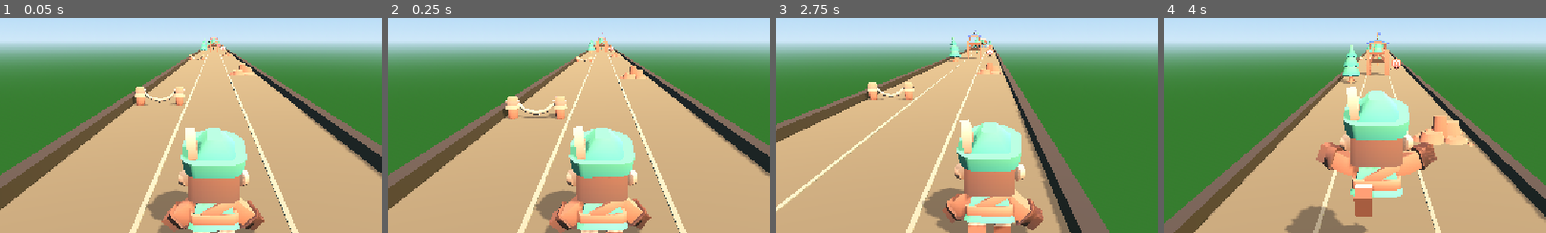
Above: before the commit, frames 1-4 (left to right).
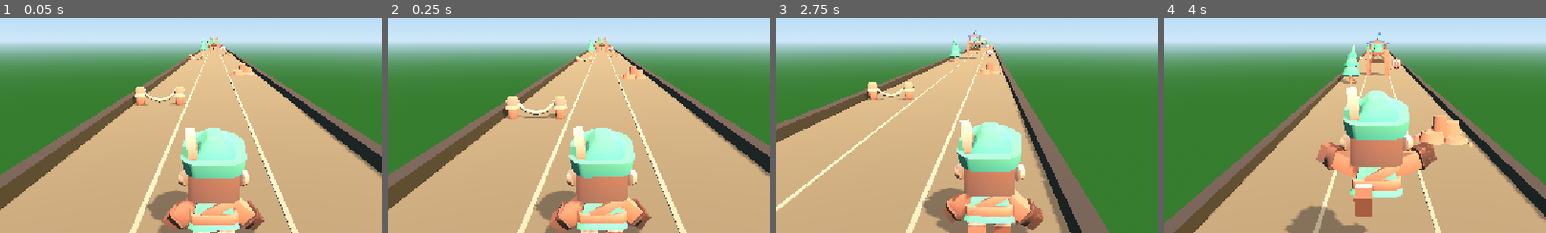
Above: after the commit, the same moments.

Repository: emrullah-enis-ctnky/RobinRunnerGame-Godot
Game: Godot game, scene res://scenes/world/world.tscn
The game is run twice, just before and just after one commit, with the same random seed, the same clock (stepped at 60 frames per second) and the same inputs.
Inputs (mouse positions are % of the whole screen's width and height, from its top left):
- Up to frame 1 (0.05 s): no input
- Up to frame 2 (0.25 s): no input
- Up to frame 3 (2.75 s): tap Enter (ui_accept) at 0.5 s; move the mouse to (72, 45) at 0.52 s; hold Right (move_right) 0.53-1.25 s; click (72, 45) at 0.67 s; tap Space (jump) at 0.77, 1.07 s; drag from (30, 55) to (45, 70) at 1.27 s; move the mouse to (60, 28) at 2.02 s; hold Right (move_right) from 2.03 s (still down)
- Up to frame 4 (4 s): release Right (move_right) at 2.75 s; drag from (45, 70) to (20, 35) at 2.77 s; move the mouse to (80, 65) at 3.52 s; hold Left (move_left) from 3.53 s (still down); tap Space (jump) at 3.77 s
The pictures show only the part of the screen within x 22-72%, y 22-72%; the shares and areas given below are measured in that part.

The runs differ from the first frame. In frame 1, less than 0.1% of the frame differs, in the area x 52-56%, y 9-14%; in frame 2, less than 0.1%; in frame 3, less than 0.1%; in frame 4, 0.1%, in the area x 47-58%, y 6-31%.

Commit message:
feat(animation): strengthen and randomize foliage wind sway
- Raise WindFoliage sway_ratio from 0.10 to 0.18 for a higher, more
  visible bend.
- Rework foliage_wind.gdshader to break the shared rhythm: each plant
  derives its own phase and slightly different speed from its world
  position, three incommensurate sine layers give a smooth never
  repeating motion, a slow gust envelope swells the amplitude, and the
  push wanders gently around the shared wind direction.
- Record the Phase 6 progress in the memory bank.

Co-authored-by: CommandCodeBot <noreply@commandcode.ai>

Diff:
--- a/scripts/world/wind_foliage.gd
+++ b/scripts/world/wind_foliage.gd
@@ -5,7 +5,7 @@
 const WIND_SHADER: Shader = preload("res://shaders/foliage_wind.gdshader")
 
 ## Peak horizontal travel as a fraction of the plant's world height.
-@export_range(0.0, 0.5, 0.01) var sway_ratio: float = 0.1
+@export_range(0.0, 0.5, 0.01) var sway_ratio: float = 0.18
 
 
 ## Applies the wind shader to the meshes nested under this node.
--- a/shaders/foliage_wind.gdshader
+++ b/shaders/foliage_wind.gdshader
@@ -1,11 +1,11 @@
 shader_type spatial;
 render_mode cull_back;
 
-// Shared wind field: every instance bends toward the same world direction.
+// Shared wind field: every plant keeps the same dominant direction.
 uniform vec3 wind_direction = vec3(0.85, 0.0, 0.53);
-uniform float wind_speed : hint_range(0.0, 5.0, 0.01) = 1.1;
-uniform float gust_turbulence : hint_range(0.0, 1.0, 0.01) = 0.35;
-uniform float phase_spread : hint_range(0.0, 2.0, 0.01) = 0.6;
+uniform float wind_speed : hint_range(0.0, 5.0, 0.01) = 1.0;
+uniform float gust_depth : hint_range(0.0, 1.0, 0.01) = 0.35;
+uniform float wander : hint_range(0.0, 0.5, 0.01) = 0.12;
 
 // Per-mesh sway setup, filled in by the WindFoliage node.
 uniform float sway_height = 1.0;
@@ -15,21 +15,44 @@
 uniform sampler2D albedo_texture : source_color;
 uniform vec3 albedo_color : source_color = vec3(1.0);
 
+// Cheap value hash, used to randomise each plant's rhythm without extra uniforms.
+float hash21(vec2 p) {
+	p = fract(p * vec2(123.34, 456.21));
+	p += dot(p, p + 45.32);
+	return fract(p.x * p.y);
+}
+
 void vertex() {
 	vec3 world_position = (MODEL_MATRIX * vec4(VERTEX, 1.0)).xyz;
+	vec3 origin = MODEL_MATRIX[3].xyz;
 
 	// Only the upper part of the plant bends; the rooted base stays planted.
 	float height_factor = clamp(VERTEX.y / max(sway_height, 0.0001), 0.0, 1.0);
 	height_factor = height_factor * height_factor;
 
-	// World-space phase keeps neighbouring plants out of lockstep while the wind stays shared.
-	float phase = world_position.x * phase_spread + world_position.z * phase_spread;
-	float gust = sin(TIME * wind_speed + phase);
-	float flutter = sin(TIME * wind_speed * 2.7 + phase * 1.9) * gust_turbulence;
-	float sway = (gust + flutter) * height_factor * sway_amplitude;
+	// Each plant derives its own phase and a slightly different speed from its
+	// world position, so no two sway in lockstep while the direction stays shared.
+	float seed = hash21(origin.xz);
+	float phase_a = seed * 6.2831853;
+	float phase_b = hash21(origin.zx + 17.3) * 6.2831853;
+	float speed = wind_speed * (0.75 + seed * 0.5);
 
+	// Layered sines with incommensurate ratios give a smooth, never repeating rhythm.
+	float sway = 0.55 * sin(TIME * speed + phase_a)
+	           + 0.30 * sin(TIME * speed * 1.7 + phase_b)
+	           + 0.15 * sin(TIME * speed * 2.9 + phase_a * 1.3);
+
+	// A slow gust envelope swells and eases the whole motion.
+	float gust = 1.0 - gust_depth + gust_depth * 0.5 * (1.0 + sin(TIME * 0.37 + phase_b));
+
+	// The push wanders gently around the main direction instead of being rigid.
 	vec2 wind_axis = normalize(wind_direction.xz);
-	vec3 offset = vec3(wind_axis.x, 0.0, wind_axis.y) * sway;
+	vec2 perpendicular = vec2(-wind_axis.y, wind_axis.x);
+	float drift = sin(TIME * speed * 1.3 + phase_a) * wander;
+	vec2 direction = normalize(wind_axis + perpendicular * drift);
+
+	float offset_amount = sway * gust * height_factor * sway_amplitude;
+	vec3 offset = vec3(direction.x, 0.0, direction.y) * offset_amount;
 
 	VERTEX = (inverse(MODEL_MATRIX) * vec4(world_position + offset, 1.0)).xyz;
 }
Not shown, changed: memory-bank/progress.md
